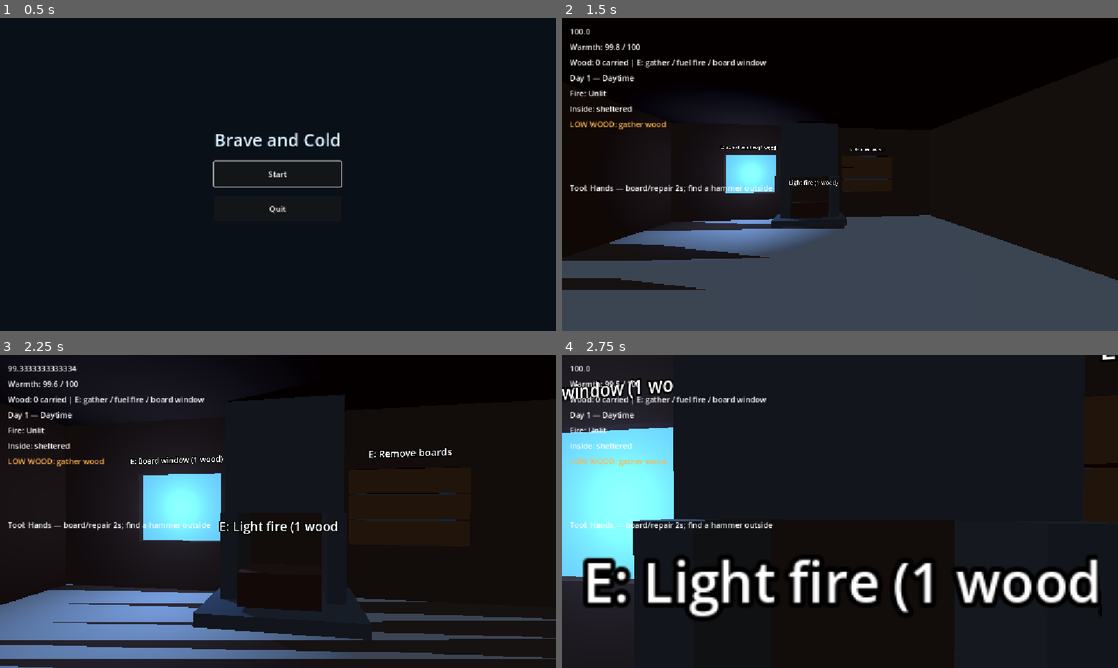
Above: before the commit, frames 1-4 (two rows, left to right).
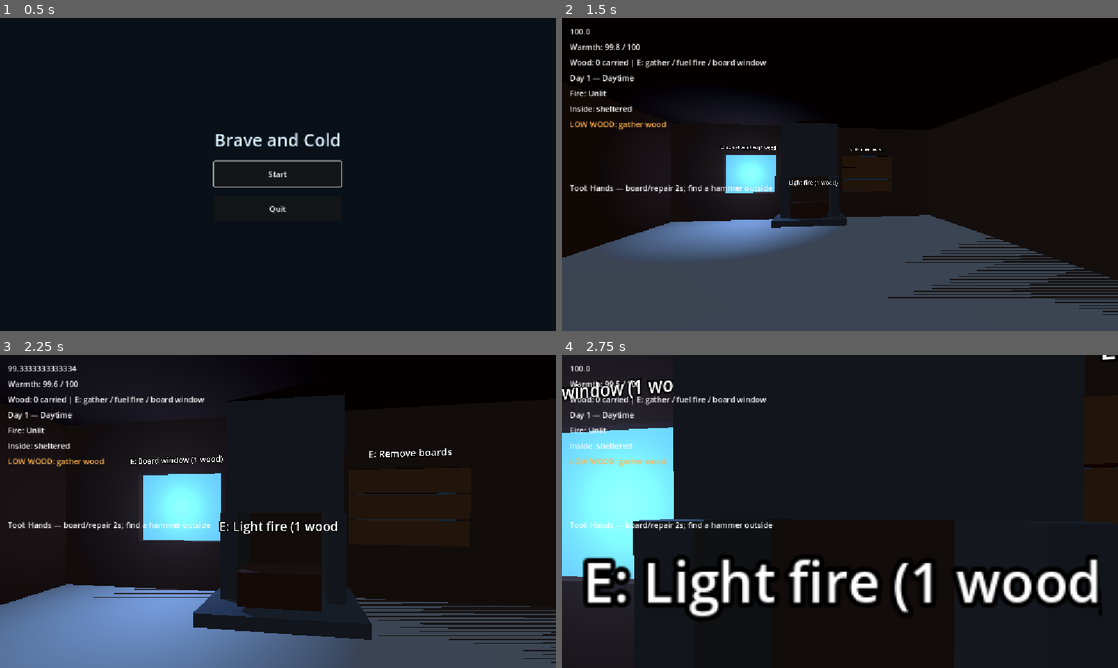
Above: after the commit, the same moments.

Repository: EarthDeparture/brave_and_cold
Game: Godot game, scene res://scenes/main_menu.tscn
The game is run twice, just before and just after one commit, with the same random seed, the same clock (stepped at 60 frames per second) and the same inputs.
Inputs (mouse positions are in pixels of both pictures, inside the frame that each line leads up to):
- Up to frame 1 (0.5 s): no input
- Up to frame 2 (1.5 s): click "Start" at 0.5 s; tap Enter at 1.25 s; move the mouse to (867, 174) at 1.27 s; hold W (move_up) from 1.28 s (still down); hold E (interact) from 1.28 s (still down); click (867, 174) at 1.42 s
- Up to frame 3 (2.25 s): keep holding W (move_up); move the mouse to (250, 511) at 2.02 s; release E (interact) at 2.03 s; tap Shift (sprint) at 2.1 s
- Up to frame 4 (2.75 s): keep holding W (move_up)

Frame 1 is identical in both runs. In frame 2, 4.6% of the frame differs, in the area x 0-100%, y 55-95%; in frame 3, 8.9%, in the area x 0-100%, y 13-100%; in frame 4, less than 0.1%.

Commit message:
agent(500352d0): **[code] Player/NPC ground alignment** — Ensure player and zombie spawn/navigati

Diff:
--- a/brave-and-cold/project.godot
+++ b/brave-and-cold/project.godot
@@ -56,6 +56,10 @@
 "events": [Object(InputEventKey,"physical_keycode":4194325)]
 }
 
+[layer_names]
+
+3d_physics/layer_3="Terrain"
+
 [physics]
 
 3d/physics_engine="Jolt Physics"
--- a/brave-and-cold/scenes/main.tscn
+++ b/brave-and-cold/scenes/main.tscn
@@ -48,6 +48,7 @@
 shadow_enabled = true
 
 [node name="Ground" type="StaticBody3D" parent="."]
+collision_layer = 5
 
 [node name="MeshInstance3D" type="MeshInstance3D" parent="Ground"]
 mesh = SubResource("GroundMesh")
--- a/brave-and-cold/scripts/cottage_navigation.gd
+++ b/brave-and-cold/scripts/cottage_navigation.gd
@@ -1,12 +1,23 @@
 extends NavigationRegion3D
-## Flat blockout ground with clearance around the cottage walls.
+## Ground-projected blockout navigation with clearance around cottage walls.
 ## Update these bounds when the cottage footprint or terrain changes.
 
+
+const GroundAlignment = preload("res://scripts/ground_alignment.gd")
 
 var breach_links: Dictionary = {}
 
 
 func _ready() -> void:
+	set_physics_process(true)
+
+
+func _physics_process(_delta: float) -> void:
+	set_physics_process(false)
+	_build_navigation()
+
+
+func _build_navigation() -> void:
 	var mesh := NavigationMesh.new()
 	var edges := [-48.0, -5.8, 5.8, 48.0]
 	var vertices := PackedVector3Array()
@@ -25,6 +36,8 @@
 	vertices.append_array(PackedVector3Array([
 		Vector3(-4.4, 0, -3.6), Vector3(-4.4, 0, 4.4),
 		Vector3(4.4, 0, 4.4), Vector3(4.4, 0, -3.6)]))
+	for index in vertices.size():
+		vertices[index] = to_local(GroundAlignment.project(self, to_global(vertices[index])))
 	mesh.vertices = vertices
 	mesh.add_polygon(PackedInt32Array([start, start + 1, start + 2, start + 3]))
 	navigation_mesh = mesh
@@ -43,6 +56,8 @@
 			center.x += 0.95
 		link.start_position = Vector3(center.x, 0, -5.9 if north else 5.9)
 		link.end_position = Vector3(center.x, 0, -3.5 if north else 4.3)
+		link.start_position = to_local(GroundAlignment.project(self, link.start_position))
+		link.end_position = to_local(GroundAlignment.project(self, link.end_position))
 		link.enabled = barrier.is_passable()
 		add_child(link)
 		breach_links[barrier] = link
--- /dev/null
+++ b/brave-and-cold/scripts/ground_alignment.gd
@@ -0,0 +1,22 @@
+extends RefCounted
+## Ground surfaces must also use physics layer 3 (mask 4).
+## Keep buildings and actors off that layer so roofs cannot become spawn points.
+const TERRAIN_MASK := 4
+const RAY_REACH := 1024.0
+const SPAWN_CLEARANCE := 0.02
+
+
+static func project(context: Node3D, point: Vector3) -> Vector3:
+	var query := PhysicsRayQueryParameters3D.create(
+		point + Vector3.UP * RAY_REACH,
+		point - Vector3.UP * RAY_REACH, TERRAIN_MASK)
+	var hit := context.get_world_3d().direct_space_state.intersect_ray(query)
+	if not hit.is_empty():
+		return hit.position
+	return point
+
+
+static func place(body: CharacterBody3D) -> void:
+	var point := project(body, body.global_position)
+	body.global_position = point + Vector3.UP * SPAWN_CLEARANCE
+	body.velocity.y = 0.0
--- a/brave-and-cold/scripts/player.gd
+++ b/brave-and-cold/scripts/player.gd
@@ -1,4 +1,7 @@
 extends CharacterBody3D
+
+const GroundAlignment = preload("res://scripts/ground_alignment.gd")
+var _ground_pending := true
 
 @export var move_speed: float = 5.0
 @export var sprint_speed: float = 8.0
@@ -26,6 +29,7 @@
 
 
 func _ready() -> void:
+	floor_snap_length = 0.5
 	Input.mouse_mode = Input.MOUSE_MODE_CAPTURED
 	add_to_group("players")
 	get_parent().ready.connect(_update_temperature_exposure, CONNECT_ONE_SHOT)
@@ -107,6 +111,10 @@
 
 
 func _physics_process(delta: float) -> void:
+	# Query after scene collision bodies have entered the physics world.
+	if _ground_pending:
+		GroundAlignment.place(self)
+		_ground_pending = false
 	if is_dead or get_tree().paused:
 		return
 	_advance_work(delta)
--- a/brave-and-cold/scripts/zombie.gd
+++ b/brave-and-cold/scripts/zombie.gd
@@ -1,4 +1,7 @@
 extends CharacterBody3D
+
+const GroundAlignment = preload("res://scripts/ground_alignment.gd")
+var _ground_pending := true
 ## Visible outdoor players, then recent noise, then unboarded windows.
 enum ZombieType { WALKER, RUNNER }
 
@@ -22,6 +25,7 @@
 
 
 func _ready() -> void:
+	floor_snap_length = 0.5
 	if zombie_type == ZombieType.RUNNER:
 		move_speed *= 1.5
 		var material := StandardMaterial3D.new()
@@ -64,13 +68,11 @@
 		var destination: Vector3 = target_window.global_position
 		if target_window.is_passable():
 			var entrance: Vector3 = target_window.global_position
-			entrance.y = 0.0
 			entrance.z += 2.0 if entrance.z < 0.0 else -2.0
 			if target_window.get("is_open") != null:
 				entrance.x += 0.95
 			destination = entrance
-		if not target_window.is_passable() or agent.is_navigation_finished() or not agent.target_position.is_equal_approx(destination):
-			agent.target_position = destination
+		_set_destination(destination)
 		has_target = true
 
 
@@ -99,6 +101,10 @@
 
 
 func _physics_process(delta: float) -> void:
+	# Query after scene collision bodies have entered the physics world.
+	if _ground_pending:
+		GroundAlignment.place(self)
+		_ground_pending = false
 	_update_target(delta)
 	_attack_windows(delta)
 	velocity.x = 0.0
@@ -153,6 +159,7 @@
 
 
 func _set_destination(destination: Vector3) -> void:
+	destination = GroundAlignment.project(self, destination)
 	# Preserve link traversal; repeatedly resetting the path can send an agent
 	# back to the exterior endpoint halfway through a breach.
 	if agent.is_navigation_finished() or not agent.target_position.is_equal_approx(destination):
Not shown, added: brave-and-cold/scripts/ground_alignment.gd.uid
